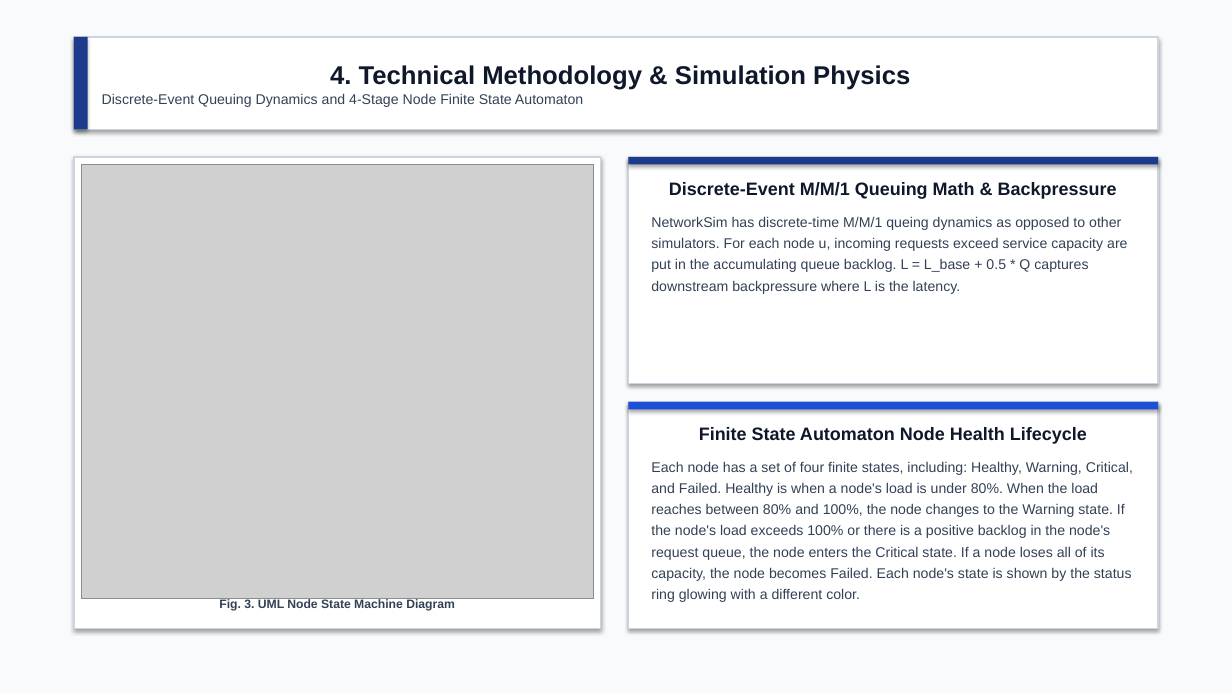
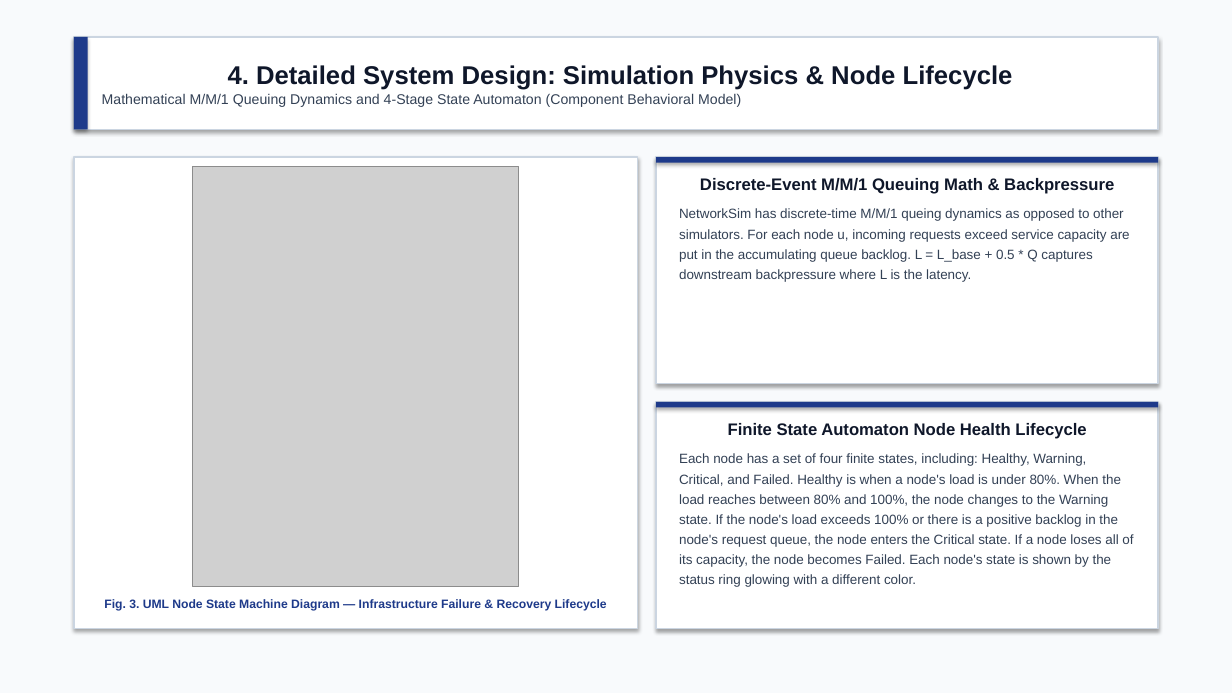
Before and after one commit to ankur-on-github/NetworkSim, a slide deck: slide 5 of University_Submissions/24BCE1836_NetworkSim_Presentation.pptx. Drawn at 1232x693 pixels with LibreOffice and Linux fonts; fonts in the diff are those of the drawing; grey boxes stand for pictures. Boxes give left, top, right and bottom in pixels: in the first picture for what was removed or moved away, otherwise in the second. Text is boxed around its words. In the diff, an @@ line names an element or a change of style, - is before the commit and + after.

Commit message:
Fix diagram mappings to use genuine System Architecture & DFD, unify presentation colors to academic navy

```diff
--- a/University_Submissions/24BCE1836_NetworkSim_Presentation.pptx
+++ b/University_Submissions/24BCE1836_NetworkSim_Presentation.pptx
@@ text in rectangle at [102, 65, 1013, 107]: text changed @@
-4. Technical Methodology & Simulation Physics
-Discrete-Event Queuing Dynamics and 4-Stage Node Finite State Automaton
+4. Detailed System Design: Simulation Physics & Node Lifecycle
+Mathematical M/M/1 Queuing Dynamics and 4-Stage State Automaton (Component Behavioral Model)
@@ rectangle: place and size @@
-rectangle at [74, 157, 601, 628]
+rectangle at [74, 157, 638, 628]
@@ picture: place and size @@
-picture at [81, 165, 593, 599]
+picture at [192, 166, 518, 587]
@@ rectangle "Discrete-Event M/M/1 Queuing Math & ...": place and size @@
-rectangle "Discrete-Event M/M/1 Queuing Math & ..." at [628, 157, 1158, 384]
+rectangle "Discrete-Event M/M/1 Queuing Math & ..." at [656, 157, 1158, 384]
@@ rectangle "Discrete-Event M/M/1 Queuing Math & ..." at [656, 157, 1158, 384]: size 14 to 13 pt in "Discrete-Event M/M/1 Queuing Math & Backpressure"; size 11 to 10.5 pt in "NetworkSim has discrete-time M/M/1 queing dynamics as ..."; less space between paragraphs @@
@@ rectangle: place and size @@
-rectangle at [628, 157, 1158, 165]
+rectangle at [656, 157, 1158, 163]
@@ rectangle "Finite State Automaton Node Health ...": place and size @@
-rectangle "Finite State Automaton Node Health ..." at [628, 402, 1158, 628]
+rectangle "Finite State Automaton Node Health ..." at [656, 402, 1158, 628]
@@ rectangle "Finite State Automaton Node Health ..." at [656, 402, 1158, 628]: size 14 to 13 pt in "Finite State Automaton Node Health Lifecycle"; size 11 to 10.5 pt; less space between paragraphs @@
@@ rectangle: place and size @@
-rectangle at [628, 402, 1158, 409]
+rectangle at [656, 402, 1158, 408]
@@ rectangle at [656, 402, 1158, 408]: fill #1D4ED8 to #1E3A8A @@
@@ text at [104, 599, 607, 611]: text changed; text colour #334155 to #1E3A8A @@
-Fig. 3. UML Node State Machine Diagram
+Fig. 3. UML Node State Machine Diagram — Infrastructure Failure & Recovery Lifecycle
```
Also in this commit, not shown: 9 other slides changed, 39 other files.
